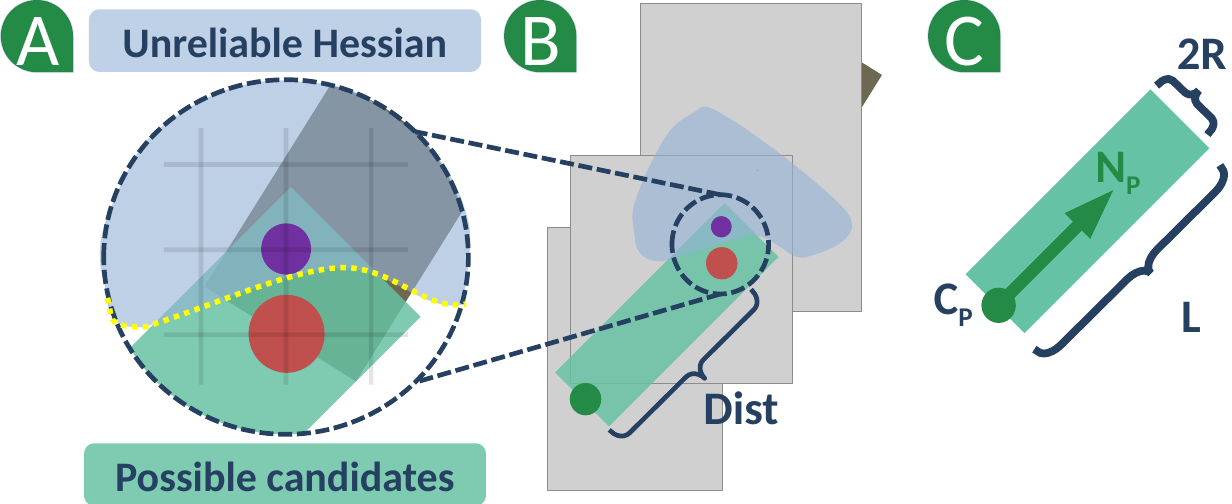
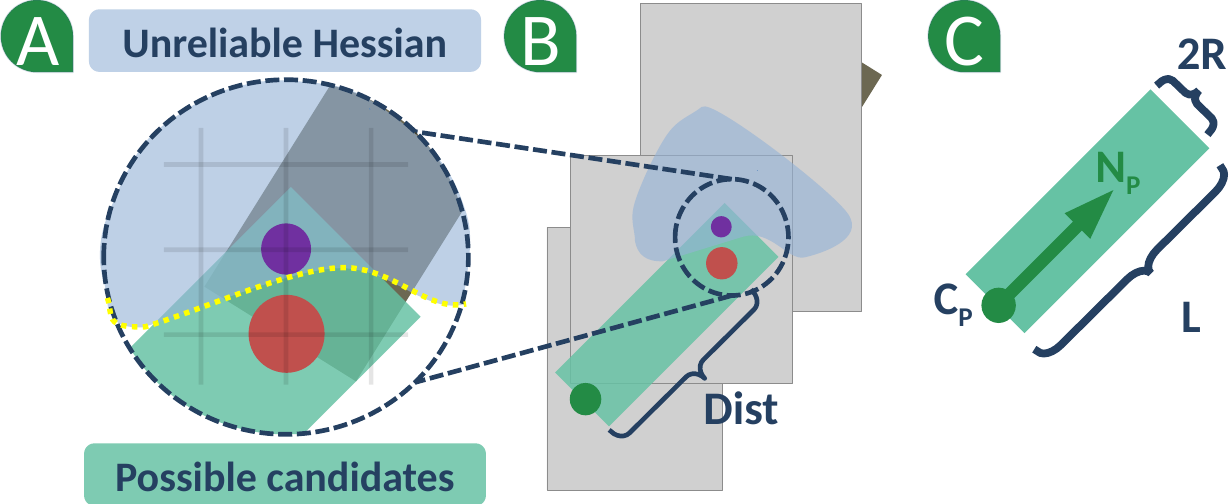
Before and after one commit to bhattaca/MetaTracts_pvis, a slide deck: slide 1 of images_pvis/mt_gen.pptx. Drawn at 1232x504 pixels with LibreOffice and Linux fonts; fonts in the diff are those of the drawing; grey boxes stand for pictures. Boxes give left, top, right and bottom in pixels: in the first picture for what was removed or moved away, otherwise in the second. Text is boxed around its words. In the diff, an @@ line names an element or a change of style, - is before the commit and + after.

```diff
--- a/images_pvis/mt_gen.pptx
+++ b/images_pvis/mt_gen.pptx
@@ line moved from (720, 195) - (415, 132) to (732, 179) - (415, 132) @@
@@ ellipse: place and size @@
-ellipse at (672,195,769,294)
+ellipse at (675,179,788,296)
@@ line moved from (720, 294) - (415, 382) to (732, 296) - (415, 382) @@
```
Also in this commit, not shown: 1 other file.
